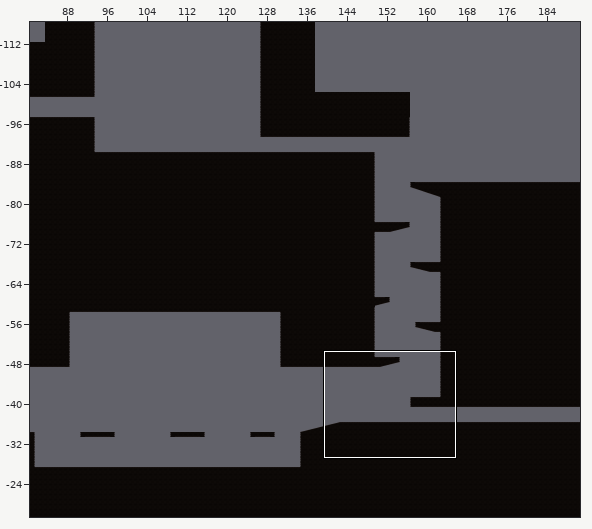
Tiled map: Assets/Tiled/Level1TileMap/map1-1.tmx. Above: a wide view before the commit, with the close-up outlined.
Close-up. Old version:
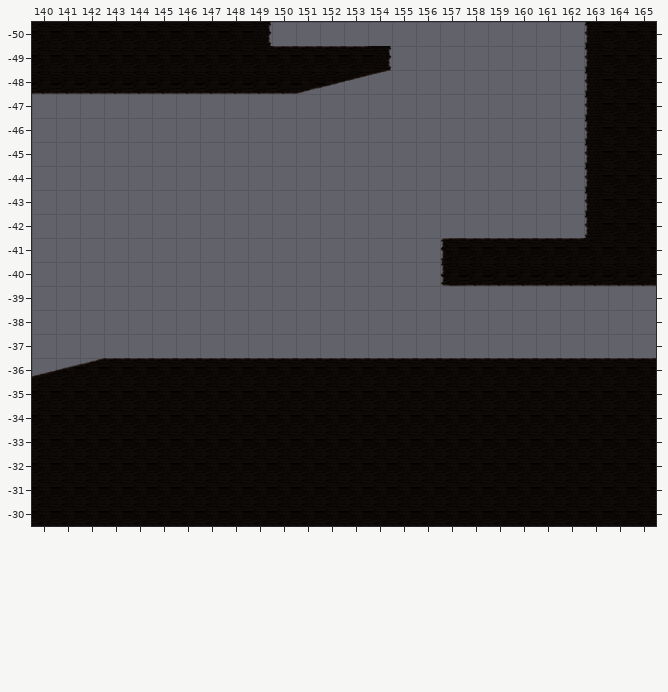
Cells are 256x256 px. Shown: x 140..165, y -50..-30. The commit also changed other parts of the map, which this record leaves out.
After the commit:
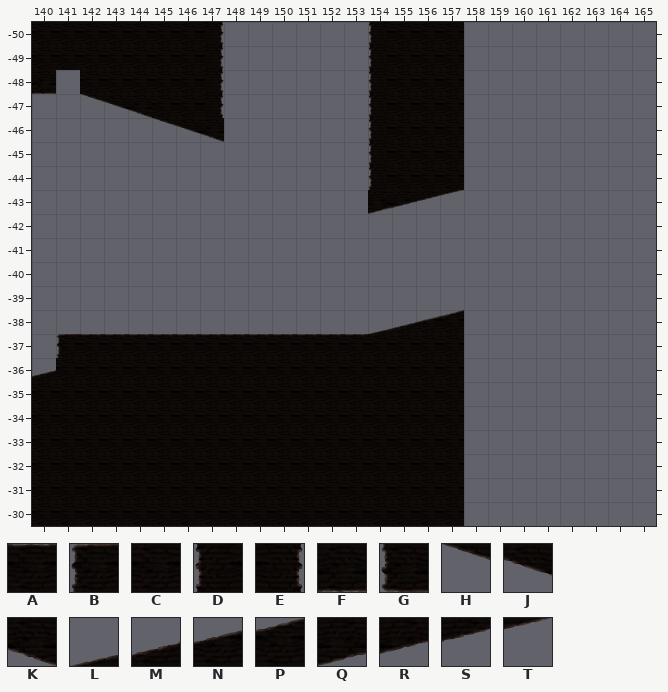
Key: from "Level1 Tileset": A 0, B 1, C 8, D 9, E 10, F 16, G 17, H 32, J 33, K 34, L 40, M 41, N 42, P 43, Q 52, R 53, S 54, T 55.
_ is an empty cell.
From old to new:
Layer "ground":
y -50: x 147..149 CCE -> E__; x 154..157 ____ -> DCCC; x 163..165 DCC -> ___
y -49: x 147..157 CCCAAAAE___ -> E______DCCC; x 163..165 DCC -> ___
y -48: x 141..157 FFFFFFFFFFQRST___ -> _CCCCCE______DCCC; x 163..165 DCC -> ___
y -47: x 142..147 ______ -> HJKCCE; x 154..157 ____ -> DCCC; x 163..165 DCC -> ___
y -46: x 145..147 ___ -> HJK; x 154..157 ____ -> DCCC; x 163..165 DCC -> ___
y -45..-44: x 154..157 ____ -> DCCC; x 163..165 DCC -> ___
y -43: x 154..157 ____ -> QRST; x 163..165 DCC -> ___
y -42: x 163..165 DCC -> ___
y -41: x 157..165 BAAAAACCC -> _________
y -40: x 157..165 GFFFFFFFF -> _________
y -38: x 154..157 ____ -> LMNP
y -37: x 141..157 _________________ -> BAAAAAAAAAAAACCCC
y -36: x 141..165 NPAAAAAAAAAAAAAAAAAAAAAAA -> CCCCCCCCCCCCCCCCC________
y -35..-30: x 158..165 CCCCCCCC -> ________
Pixel boxes of the changes (left, top, right, bottom) in both close-ups:
changed: (56, 22, 656, 286)
changed: (56, 310, 656, 526)
